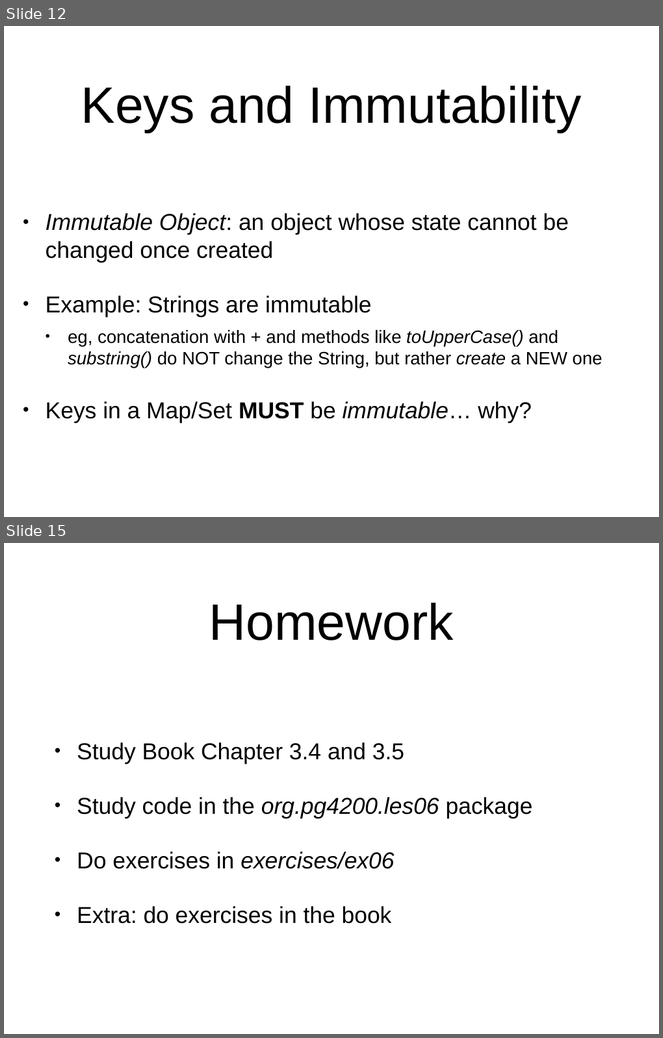
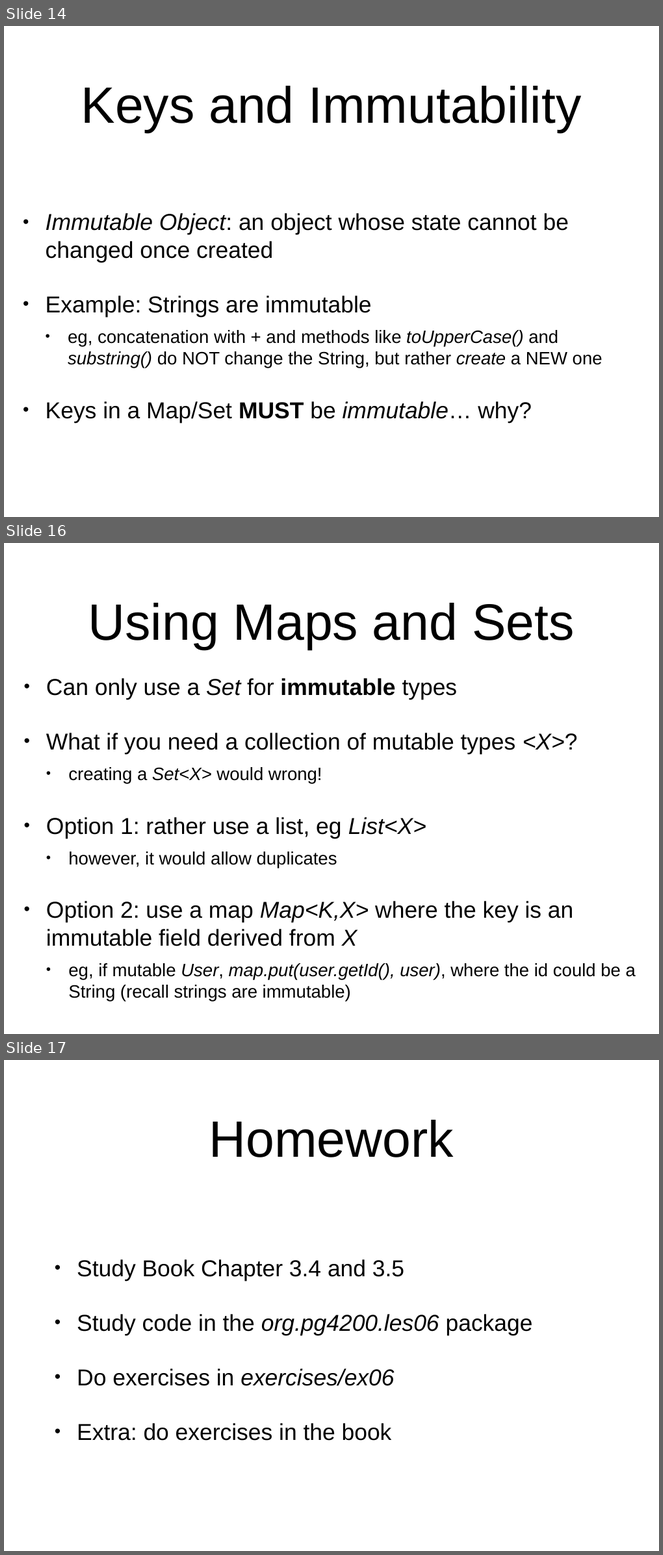
Before and after one commit to arcuri82/algorithms, a slide deck: docs/slides/06/06_hash_maps.pptx. Shown one above the other, each under a label of ours: slides 12 and 15 before the commit, slides 14, 16 and 17 after it; the slides between them are not shown. The pictures are 663x1038 and 663x1555 pixels, drawn with LibreOffice and Linux fonts; fonts in the diff are those of the drawing. Boxes give left, top, right and bottom in pixels: in the first picture for what was removed or moved away, otherwise in the second. Text is boxed around its words. In the diff, an @@ line names an element or a change of style, - is before the commit and + after.

```diff
--- a/docs/slides/06/06_hash_maps.pptx
+++ b/docs/slides/06/06_hash_maps.pptx
@@ slide 16 added at [4, 543, 659, 1034], background #FFFFFF @@
@@ title added at [88, 603, 574, 650], 80 pt, text #000000 @@
+Using Maps and Sets
@@ text added at [46, 678, 636, 1002], 36 pt, text #000000 @@
+• Can only use a Set for immutable types
+• What if you need a collection of mutable types <X>?
+  • creating a Set<X> would wrong!
+• Option 1: rather use a list, eg List<X>
+  • however, it would allow duplicates
+• Option 2: use a map Map<K,X> where the key is an immutable field derived from X
+  • eg, if mutable User, map.put(user.getId(), user), where the id could be a String (recall strings are immutable)
@@ what was slide 12 is now slide 14 @@
@@ what was slide 15 is now slide 17 @@
```
Also in this commit, not shown: 6 slides changed, 1 other slide added, 1 other file.
